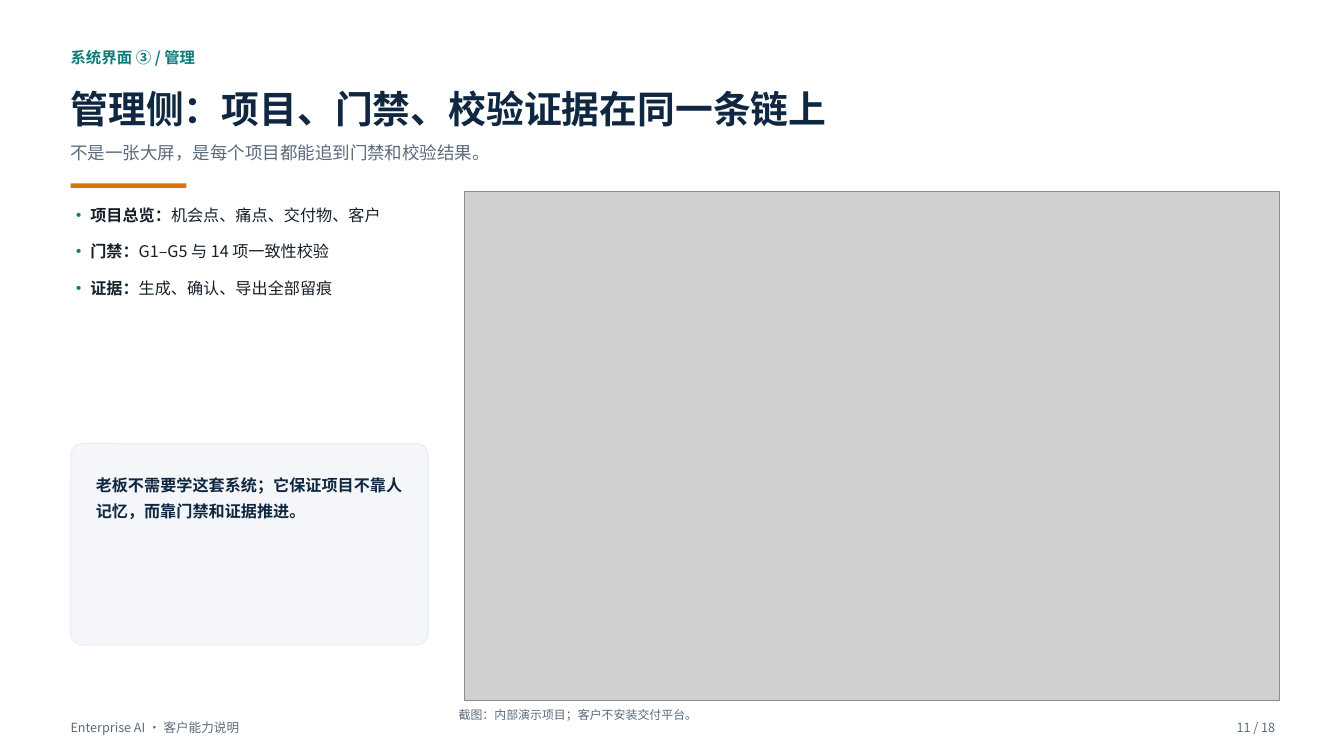
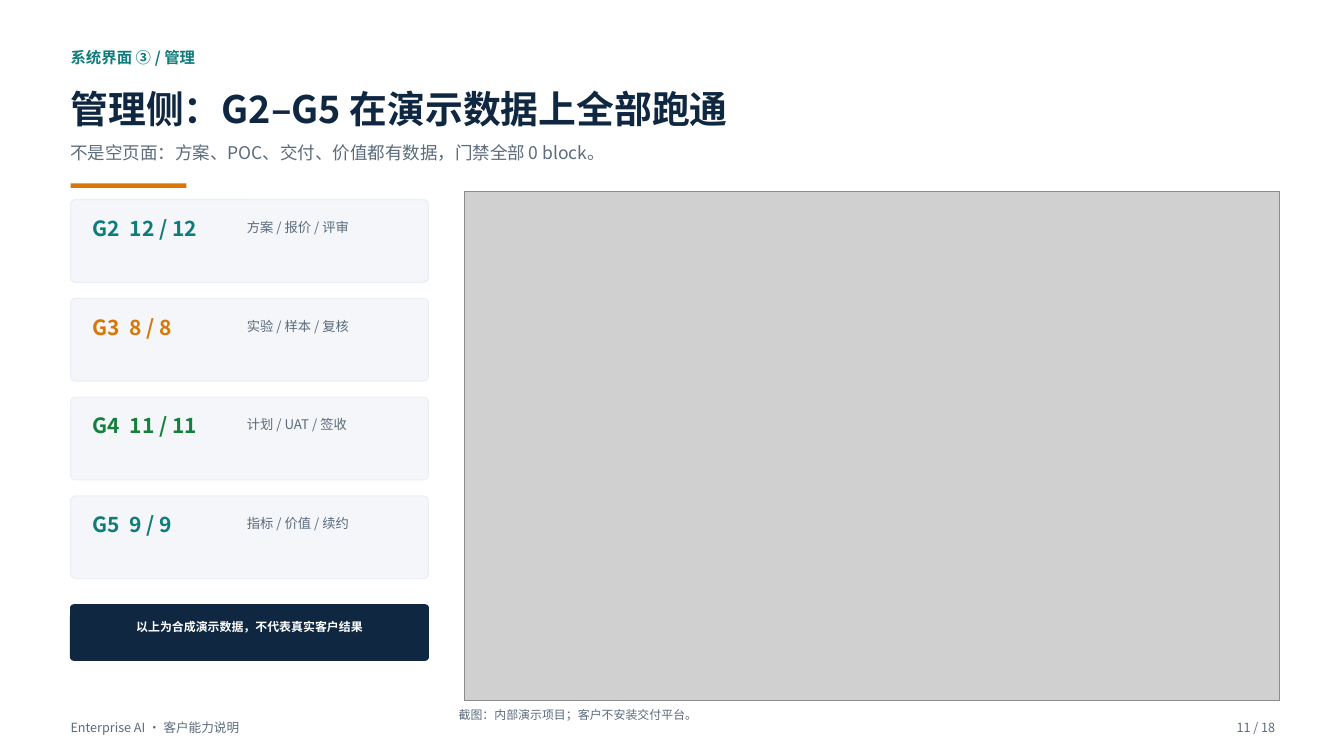
Before and after one commit to roma007/Enterprise-AI, a slide deck: slide 11 of 会客包/reports/客户老板版_系统能力介绍_2026-11-05.pptx. Drawn at 1344x756 pixels with LibreOffice and Linux fonts; fonts in the diff are those of the drawing; grey boxes stand for pictures. Boxes give left, top, right and bottom in pixels: in the first picture for what was removed or moved away, otherwise in the second. Text is boxed around its words. In the diff, an @@ line names an element or a change of style, - is before the commit and + after.

Commit message:
feat(demo): 增加 S2-S5 合成演示数据与全流程界面

```diff
--- a/会客包/reports/客户老板版_系统能力介绍_2026-11-05.pptx
+++ b/会客包/reports/客户老板版_系统能力介绍_2026-11-05.pptx
@@ text at (71,90,728,127): text changed @@
-管理侧：项目、门禁、校验证据在同一条链上
+管理侧：G2–G5 在演示数据上全部跑通
@@ text at (71,144,604,161): text changed @@
-不是一张大屏，是每个项目都能追到门禁和校验结果。
+不是空页面：方案、POC、交付、价值都有数据，门禁全部 0 block。
@@ rounded rectangle added at (71,200,429,282), fill #F4F6F9, outline #EAEFF5 0.8 pt @@
@@ text removed at (90,207,380,296) @@
-• 项目总览：机会点、痛点、交付物、客户
-• 门禁：G1–G5 与 14 项一致性校验
-• 证据：生成、确认、导出全部留痕
@@ text added at (93,220,197,237), 15 pt, text #0E7C7B, bold @@
+G2 12 / 12
@@ text added at (247,221,349,233), 9.5 pt, text #5B6B7C @@
+方案 / 报价 / 评审
@@ rounded rectangle added at (71,298,429,381), fill #F4F6F9, outline #EAEFF5 0.8 pt @@
@@ text added at (93,319,172,336), 15 pt, text #D97706, bold @@
+G3 8 / 8
@@ text added at (247,320,349,332), 9.5 pt, text #5B6B7C @@
+实验 / 样本 / 复核
@@ rounded rectangle added at (71,397,429,480), fill #F4F6F9, outline #EAEFF5 0.8 pt @@
@@ text added at (93,417,197,434), 15 pt, text #15803D, bold @@
+G4 11 / 11
@@ text added at (247,418,347,430), 9.5 pt, text #5B6B7C @@
+计划 / UAT / 签收
@@ text removed at (96,477,402,519) @@
-老板不需要学这套系统；它保证项目不靠人记忆，而靠门禁和证据推进。
@@ rounded rectangle: place and size @@
-rounded rectangle at (71,444,429,645)
+rounded rectangle at (71,496,429,579)
@@ text added at (93,516,172,533), 15 pt, text #0E7C7B, bold @@
+G5 9 / 9
@@ text added at (247,517,349,529), 9.5 pt, text #5B6B7C @@
+指标 / 价值 / 续约
@@ rounded rectangle added at (71,605,429,660), fill #0F2740, outline #0F2740 0.8 pt @@
@@ text added at (136,621,363,633), 8.5 pt, text #FFFFFF, bold @@
+以上为合成演示数据，不代表真实客户结果
```
Also in this commit, not shown: 17 other files.
